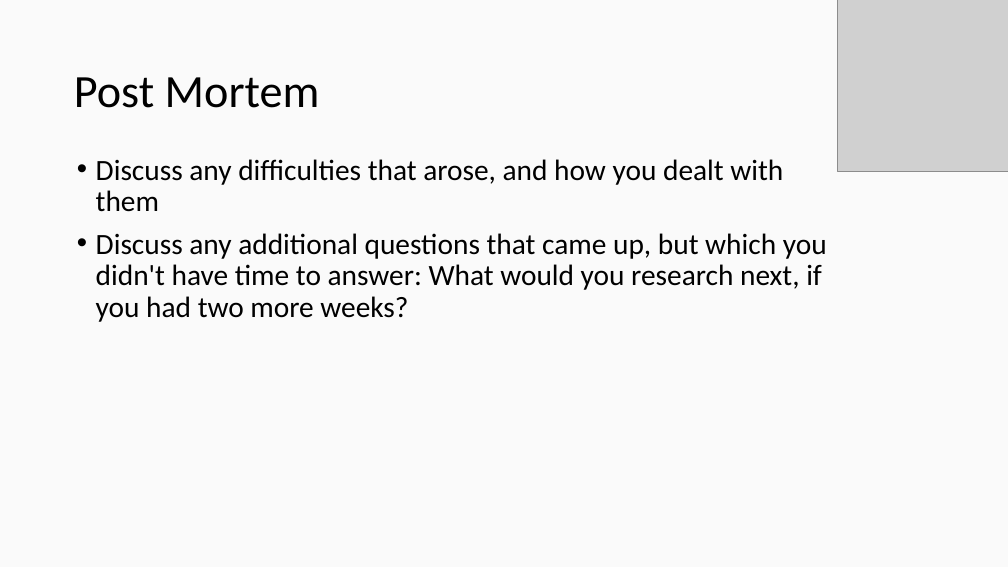
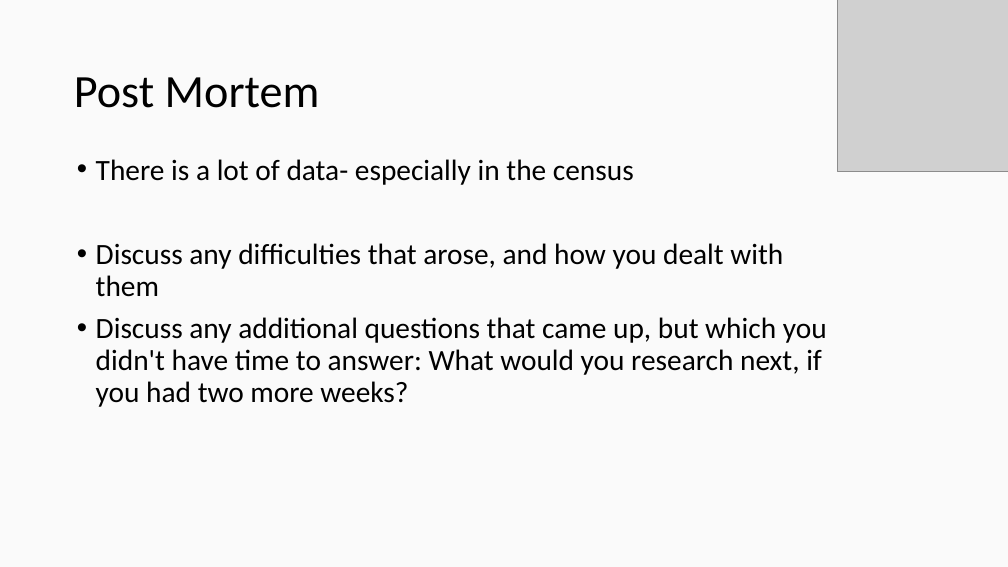
Before and after one commit to coelhofb/Smart-Cities, a slide deck: slide 12 of Smart Cities.pptx. Drawn at 1008x567 pixels with LibreOffice and Linux fonts; fonts in the diff are those of the drawing; grey boxes stand for pictures. Boxes give left, top, right and bottom in pixels: in the first picture for what was removed or moved away, otherwise in the second. Text is boxed around its words. In the diff, an @@ line names an element or a change of style, - is before the commit and + after.

```diff
--- a/Smart Cities.pptx
+++ b/Smart Cities.pptx
@@ text at [96,159,634,185]: paragraph added @@
+• There is a lot of data- especially in the census
```
Also in this commit, not shown: 2 other slides changed, 2 other files.
